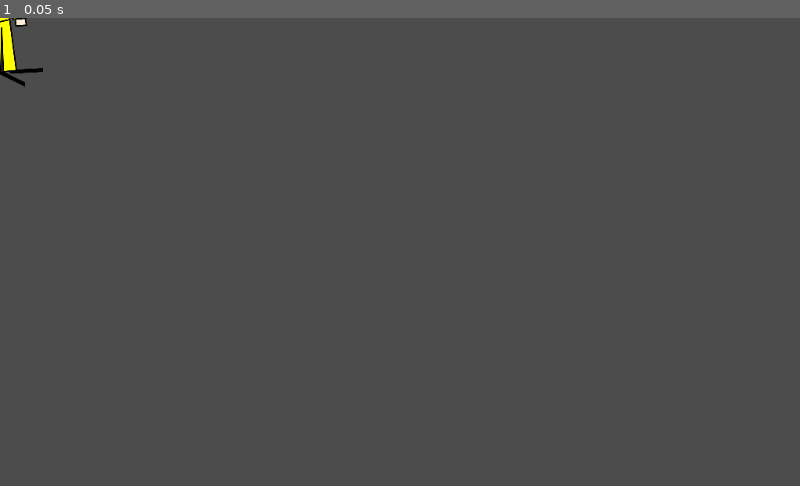
Above: before the commit, frame 1.
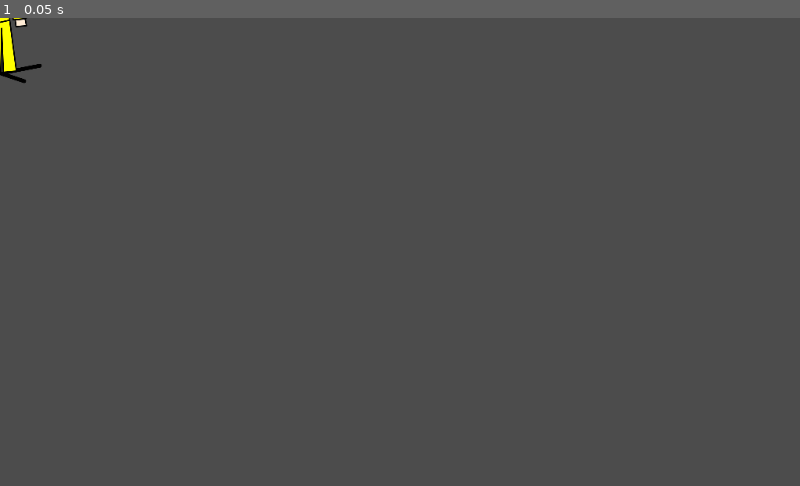
Above: after the commit, the same moment.

Repository: ccmorataya/gd_sample_animations
Game: Godot game, scene res://scenes/ast.tscn
Same seed, same stepped clock (60 frames per second), same inputs: the game is played once before the commit and once after it. The project has no main scene, so this scene is started directly.
Inputs:
- Up to frame 1 (0.05 s): no input

The runs differ from the first frame. In frame 1, 0.1% of the frame differs, in the area x 0-6%, y 0-15%.

Commit message:
Add ast animation

Diff:
--- a/scenes/ast.tscn
+++ b/scenes/ast.tscn
@@ -1,55 +1,137 @@
-[gd_scene load_steps=6 format=2]
+[gd_scene load_steps=7 format=2]
 
 [ext_resource path="res://resources/ast.svg" type="Texture" id=1]
 
-[sub_resource type="AtlasTexture" id=1]
-flags = 4
-atlas = ExtResource( 1 )
-region = Rect2( 396, 4, 278, 576.582 )
+[sub_resource type="Animation" id=1]
+resource_name = "run"
+tracks/0/type = "value"
+tracks/0/path = NodePath("AnimationPlayer/torso/left_foot:position")
+tracks/0/interp = 1
+tracks/0/loop_wrap = true
+tracks/0/imported = false
+tracks/0/enabled = true
+tracks/0/keys = {
+"times": PoolRealArray( 0, 0.5, 1 ),
+"transitions": PoolRealArray( 1, 1, 1 ),
+"update": 0,
+"values": [ Vector2( -25, 272 ), Vector2( -25, 272 ), Vector2( -25, 272 ) ]
+}
+tracks/1/type = "value"
+tracks/1/path = NodePath("AnimationPlayer/torso/left_foot:rotation_degrees")
+tracks/1/interp = 1
+tracks/1/loop_wrap = true
+tracks/1/imported = false
+tracks/1/enabled = true
+tracks/1/keys = {
+"times": PoolRealArray( 0, 0.5, 1 ),
+"transitions": PoolRealArray( 1, 1, 1 ),
+"update": 0,
+"values": [ 0.0, -16.9594, 8.61648 ]
+}
+tracks/2/type = "value"
+tracks/2/path = NodePath("AnimationPlayer/torso/right_foot:position")
+tracks/2/interp = 1
+tracks/2/loop_wrap = true
+tracks/2/imported = false
+tracks/2/enabled = true
+tracks/2/keys = {
+"times": PoolRealArray( 0, 0.5, 1 ),
+"transitions": PoolRealArray( 1, 1, 1 ),
+"update": 0,
+"values": [ Vector2( 49.428, 274.305 ), Vector2( 49.428, 274.305 ), Vector2( 49.428, 274.305 ) ]
+}
+tracks/3/type = "value"
+tracks/3/path = NodePath("AnimationPlayer/torso/right_foot:rotation_degrees")
+tracks/3/interp = 1
+tracks/3/loop_wrap = true
+tracks/3/imported = false
+tracks/3/enabled = true
+tracks/3/keys = {
+"times": PoolRealArray( 0, 0.5, 1 ),
+"transitions": PoolRealArray( 1, 1, 1 ),
+"update": 0,
+"values": [ 0.0, -16.9594, 8.61648 ]
+}
+tracks/4/type = "value"
+tracks/4/path = NodePath("AnimationPlayer/torso/head:position")
+tracks/4/interp = 1
+tracks/4/loop_wrap = true
+tracks/4/imported = false
+tracks/4/enabled = true
+tracks/4/keys = {
+"times": PoolRealArray( 0, 0.5, 1 ),
+"transitions": PoolRealArray( 1, 1, 1 ),
+"update": 0,
+"values": [ Vector2( 0.380127, -268.95 ), Vector2( 0.380127, -268.95 ), Vector2( 0.380127, -268.95 ) ]
+}
+tracks/5/type = "value"
+tracks/5/path = NodePath("AnimationPlayer/torso/head:rotation_degrees")
+tracks/5/interp = 1
+tracks/5/loop_wrap = true
+tracks/5/imported = false
+tracks/5/enabled = true
+tracks/5/keys = {
+"times": PoolRealArray( 0, 0.5, 1 ),
+"transitions": PoolRealArray( 1, 1, 1 ),
+"update": 0,
+"values": [ 0.0, -16.9594, 8.61648 ]
+}
 
 [sub_resource type="AtlasTexture" id=2]
 flags = 4
 atlas = ExtResource( 1 )
-region = Rect2( -4, 0, 368, 486.892 )
+region = Rect2( 396, -2.444, 278, 583.026 )
 
 [sub_resource type="AtlasTexture" id=3]
 flags = 4
 atlas = ExtResource( 1 )
-region = Rect2( 657.627, 73.141, 174, 103 )
+region = Rect2( -4, -5, 372.312, 492.044 )
 
 [sub_resource type="AtlasTexture" id=4]
 flags = 4
 atlas = ExtResource( 1 )
-region = Rect2( 657.627, -0.872002, 198, 35 )
+region = Rect2( 684.785, 78.506, 171, 100 )
+
+[sub_resource type="AtlasTexture" id=5]
+flags = 4
+atlas = ExtResource( 1 )
+region = Rect2( 683.785, -0.872002, 200, 35 )
 
 [node name="ast" type="Node2D"]
 
-[node name="torso" type="Sprite" parent="."]
+[node name="AnimationPlayer" type="AnimationPlayer" parent="."]
+playback_speed = 5.0
+anims/run = SubResource( 1 )
+
+[node name="torso" type="Sprite" parent="AnimationPlayer"]
 position = Vector2( 0, -1 )
 scale = Vector2( 0.25, 0.25 )
-texture = SubResource( 1 )
+texture = SubResource( 2 )
 
-[node name="head" type="Sprite" parent="torso"]
+[node name="head" type="Sprite" parent="AnimationPlayer/torso"]
 position = Vector2( 0.380127, -268.95 )
-texture = SubResource( 2 )
+rotation = -0.133972
+texture = SubResource( 3 )
 offset = Vector2( 0, -203.05 )
 __meta__ = {
 "_edit_bone_": true
 }
 
-[node name="left_foot" type="Sprite" parent="torso"]
+[node name="left_foot" type="Sprite" parent="AnimationPlayer/torso"]
 position = Vector2( -25, 272 )
+rotation = -0.133972
 z_index = -1
-texture = SubResource( 3 )
+texture = SubResource( 4 )
 offset = Vector2( 66.5517, 39.5482 )
 __meta__ = {
 "_edit_bone_": true
 }
 
-[node name="right_foot" type="Sprite" parent="torso"]
+[node name="right_foot" type="Sprite" parent="AnimationPlayer/torso"]
 position = Vector2( 49.428, 274.305 )
+rotation = -0.133972
 z_index = -1
-texture = SubResource( 4 )
+texture = SubResource( 5 )
 offset = Vector2( 70, 1 )
 __meta__ = {
 "_edit_bone_": true
